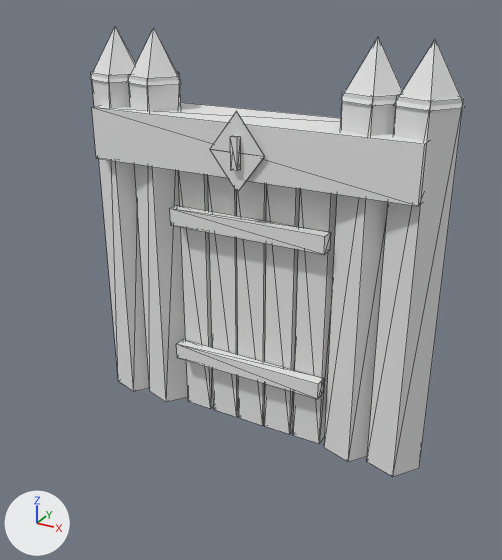
An edit to the FBX model factory/unity-src/hyeopgok-sasu/Resources/HyeopgokSasu/Models/castle_gate_l1.fbx, drawn before and after from the same camera.
Both versions are drawn from a 50 mm camera at (1.52, -2.82, 2.22) aimed at (0.02, -0.1, 0.86). The axes (+X, +Y, +Z) are drawn at lower left. The lights are the same throughout. The older version comes first. Mesh edges are drawn as thin lines. Where no turn or scale is listed for an object, it has been applied to the vertices. Vertices at exactly the same position are counted once.

Script lines for the objects in view, before the commit:
```python
me_castle_gate_l1_mesh = bpy.data.meshes.new('castle_gate_l1_mesh')
me_castle_gate_l1_mesh.from_pydata(...)  # 144 vertices, 208 faces; spans x -0.9..0.93, y -0.21..0.17, z 0.0..2.0
me_castle_gate_l1_mesh.materials.append(mat_castle_gate_l1_vertexpalette)  # white #e7e7e7
ob_castle_gate_l1 = bpy.data.objects.new('castle_gate_l1', me_castle_gate_l1_mesh)
ob_castle_gate_l1.location = (0.0, 0.0, 0.0)
```
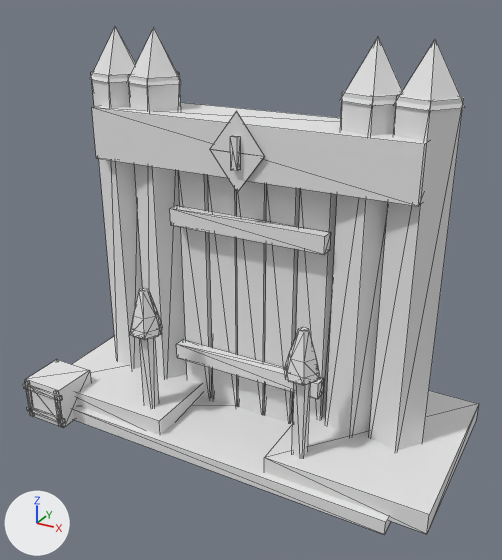
Where the change shows, as pixel boxes [x1, y1, x2, y2] in the pictures (502 x 560 px):
'castle_gate_l1', reshaped (22% wider, 13% taller)
    before: [90, 26, 465, 477]
    after: [23, 26, 479, 534]
part 1 of me_castle_gate_l1_mesh, added
    after: [73, 396, 391, 534]
part 2 of me_castle_gate_l1_mesh, added
    after: [72, 337, 203, 435]
part 3 of me_castle_gate_l1_mesh, added
    after: [264, 391, 479, 534]
part 4 of me_castle_gate_l1_mesh, added
    after: [139, 338, 159, 408]
part 5 of me_castle_gate_l1_mesh, added
    after: [292, 383, 310, 458]
part 6 of me_castle_gate_l1_mesh, added
    after: [25, 360, 91, 428]
part 7 of me_castle_gate_l1_mesh, added
    after: [27, 406, 65, 424]
part 8 of me_castle_gate_l1_mesh, added
    after: [23, 384, 62, 401]
part 9 of me_castle_gate_l1_mesh, added
    after: [25, 380, 34, 417]
part 10 of me_castle_gate_l1_mesh, added
    after: [54, 391, 62, 427]
part 11 of me_castle_gate_l1_mesh, added
    after: [130, 288, 163, 339]
part 12 of me_castle_gate_l1_mesh, added
    after: [284, 327, 321, 385]

The change, as a list of edits to the scene's bpy script:
```text
Change me_castle_gate_l1_mesh:
    used by ob_castle_gate_l1; location = (0.0, 0.0, 0.0)
    remove me_castle_gate_l1_mesh.from_pydata(...)  # 144 vertices, 208 faces; spans x -0.9..0.93, y -0.21..0.17, z 0.0..2.0
    add me_castle_gate_l1_mesh.from_pydata(...)  # 300 vertices, 456 faces; spans x -1.1..1.08, y -0.6..0.51, z 0.0..2.0
    me_castle_gate_l1_mesh part 1: a new loose piece, a box spanning x -0.91..0.91, y -0.51..0.51, z 0.0..0.07, in mat_castle_gate_l1_vertexpalette (white #e7e7e7)
    me_castle_gate_l1_mesh part 2: a new loose piece, a box spanning x -1.08..-0.3, y -0.47..0.47, z 0.05..0.15, in mat_castle_gate_l1_vertexpalette (white #e7e7e7)
    me_castle_gate_l1_mesh part 3: a new loose piece, a box spanning x 0.3..1.08, y -0.47..0.47, z 0.05..0.15, in mat_castle_gate_l1_vertexpalette (white #e7e7e7)
    me_castle_gate_l1_mesh part 4: a new loose piece, a box spanning x -0.458..-0.403, y -0.388..-0.332, z 0.0..0.69, in mat_castle_gate_l1_vertexpalette (white #e7e7e7)
    me_castle_gate_l1_mesh part 5: a new loose piece, a box spanning x 0.403..0.458, y -0.388..-0.332, z 0.0..0.69, in mat_castle_gate_l1_vertexpalette (white #e7e7e7)
    me_castle_gate_l1_mesh part 6: a new loose piece, a box spanning x -1.09..-0.85, y -0.59..-0.35, z 0.0..0.23, in mat_castle_gate_l1_vertexpalette (white #e7e7e7)
    me_castle_gate_l1_mesh part 7: a new loose piece, a box spanning x -1.1..-0.84, y -0.6..-0.585, z 0.031..0.056, in mat_castle_gate_l1_vertexpalette (white #e7e7e7)
    me_castle_gate_l1_mesh part 8: a new loose piece, a box spanning x -1.1..-0.84, y -0.6..-0.585, z 0.175..0.2, in mat_castle_gate_l1_vertexpalette (white #e7e7e7)
    me_castle_gate_l1_mesh part 9: a new loose piece, a box spanning x -1.082..-1.064, y -0.6..-0.587, z 0.005..0.226, in mat_castle_gate_l1_vertexpalette (white #e7e7e7)
    me_castle_gate_l1_mesh part 10: a new loose piece, a box spanning x -0.876..-0.858, y -0.6..-0.587, z 0.005..0.226, in mat_castle_gate_l1_vertexpalette (white #e7e7e7)
    me_castle_gate_l1_mesh part 11: a new loose piece of 18 vertices spanning x -0.52..-0.34, y -0.44..-0.28, z 0.58..0.81, in mat_castle_gate_l1_vertexpalette (white #e7e7e7)
    me_castle_gate_l1_mesh part 12: a new loose piece of 18 vertices spanning x 0.34..0.52, y -0.44..-0.28, z 0.58..0.81, in mat_castle_gate_l1_vertexpalette (white #e7e7e7)
    other edits to the shape of me_castle_gate_l1_mesh do not show in these pictures
```
